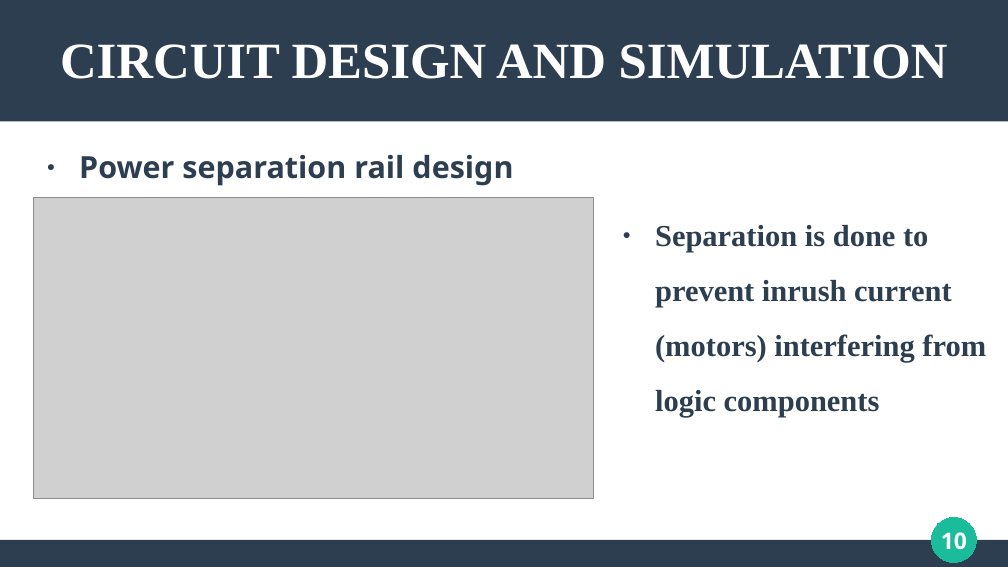
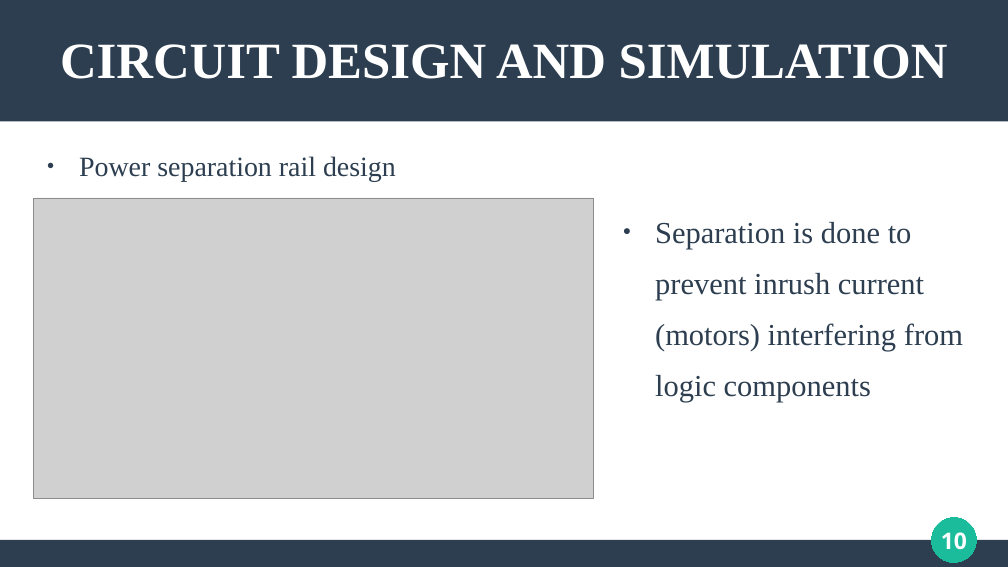
Before and after one commit to musyani-io/self-service-card-issuance, a slide deck: slide 10 of docs/uni-submission/end-semester-one.pptx. Drawn at 1008x567 pixels with LibreOffice and Linux fonts; fonts in the diff are those of the drawing; grey boxes stand for pictures. Boxes give left, top, right and bottom in pixels: in the first picture for what was removed or moved away, otherwise in the second. Text is boxed around its words. In the diff, an @@ line names an element or a change of style, - is before the commit and + after.

```diff
--- a/docs/uni-submission/end-semester-one.pptx
+++ b/docs/uni-submission/end-semester-one.pptx
@@ text "Power separation rail design" at <box>79,156,396,182</box>: size 24 to 22 pt, font Noto Sans to Times New Roman, bold off @@
@@ text "Separation is done to prevent ..." at <box>655,222,963,402</box>: bold off; line spacing 1.5 to 1.4 @@
```
Also in this commit, not shown: 12 other slides changed, 3 other files.
